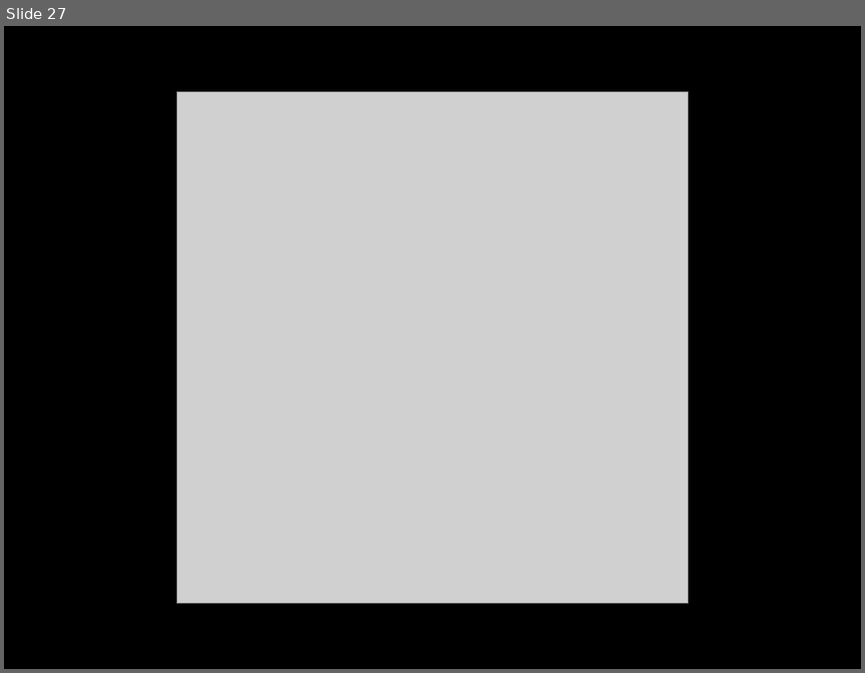
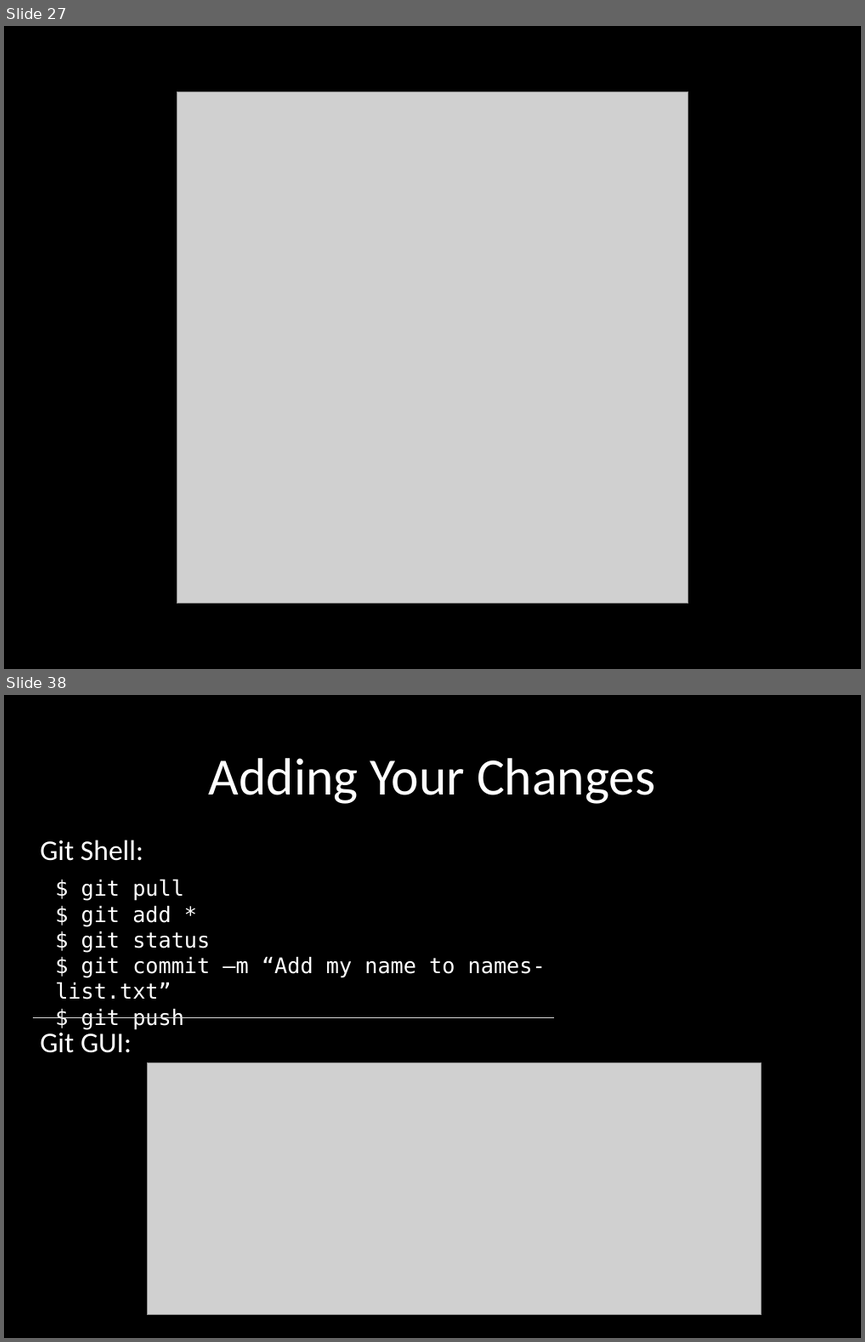
Before and after one commit to vgdev/git-guide, a slide deck: Git.pptx. Shown one above the other, each under a label of ours: slide 27 before the commit, slides 27 and 38 after it; the slides between them are not shown. The pictures are 865x673 and 865x1342 pixels, drawn with LibreOffice and Linux fonts; fonts in the diff are those of the drawing; grey boxes stand for pictures. Boxes give left, top, right and bottom in pixels: in the first picture for what was removed or moved away, otherwise in the second. Text is boxed around its words. In the diff, an @@ line names an element or a change of style, - is before the commit and + after.

```diff
--- a/Git.pptx
+++ b/Git.pptx
@@ slide 38 added at bbox=[4, 695, 861, 1338], background #000000 @@
@@ title added at bbox=[209, 758, 655, 804], 44 pt, text #FFFFFF @@
+Adding Your Changes
@@ text added at bbox=[40, 839, 143, 861], 24 pt, text #FFFFFF @@
+Git Shell:
@@ text added at bbox=[55, 879, 545, 1030], 18 pt, text #FFFFFF @@
+$ git pull
+$ git add *
+$ git status
+$ git commit –m “Add my name to names-list.txt”
+$ git push
@@ line added from (32, 1018) to (554, 1018), #D8D8D8 0.75 pt @@
@@ text added at bbox=[40, 1029, 132, 1053], 24 pt, text #FFFFFF @@
+Git GUI:
@@ picture added at bbox=[147, 1062, 761, 1315] @@
```
Also in this commit, not shown: 7 slides changed, 12 other slides added.
